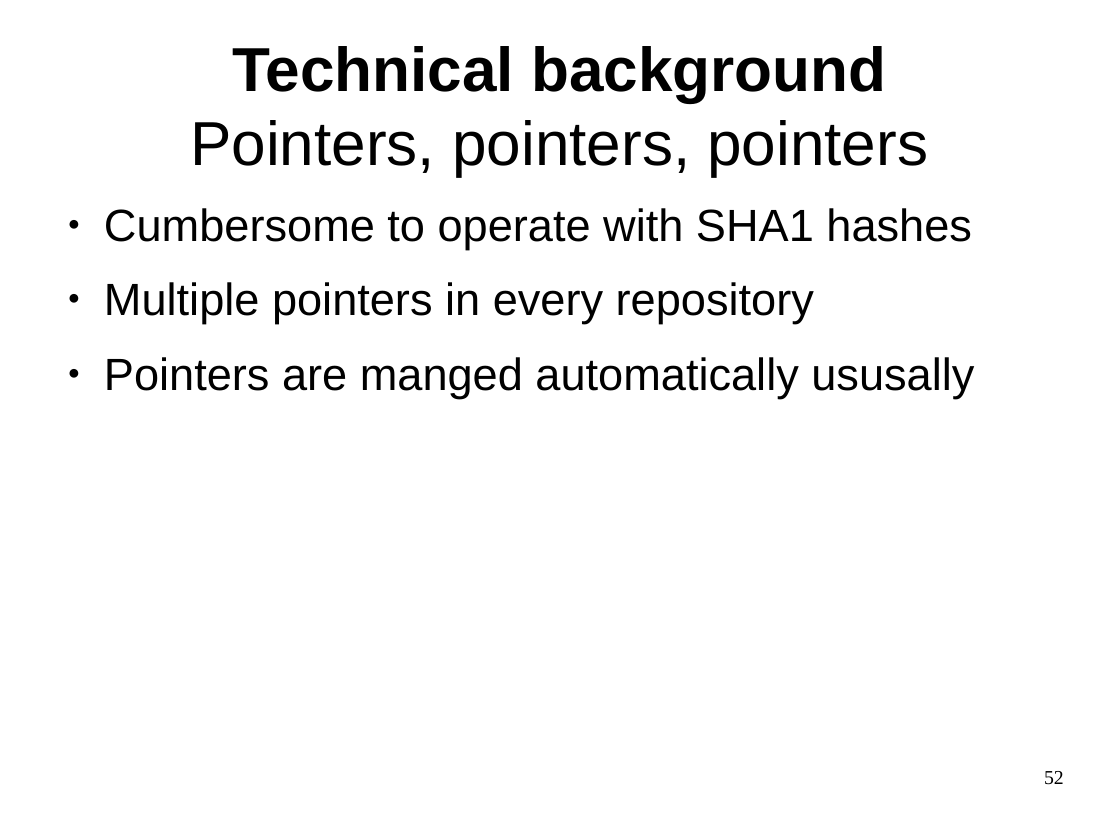
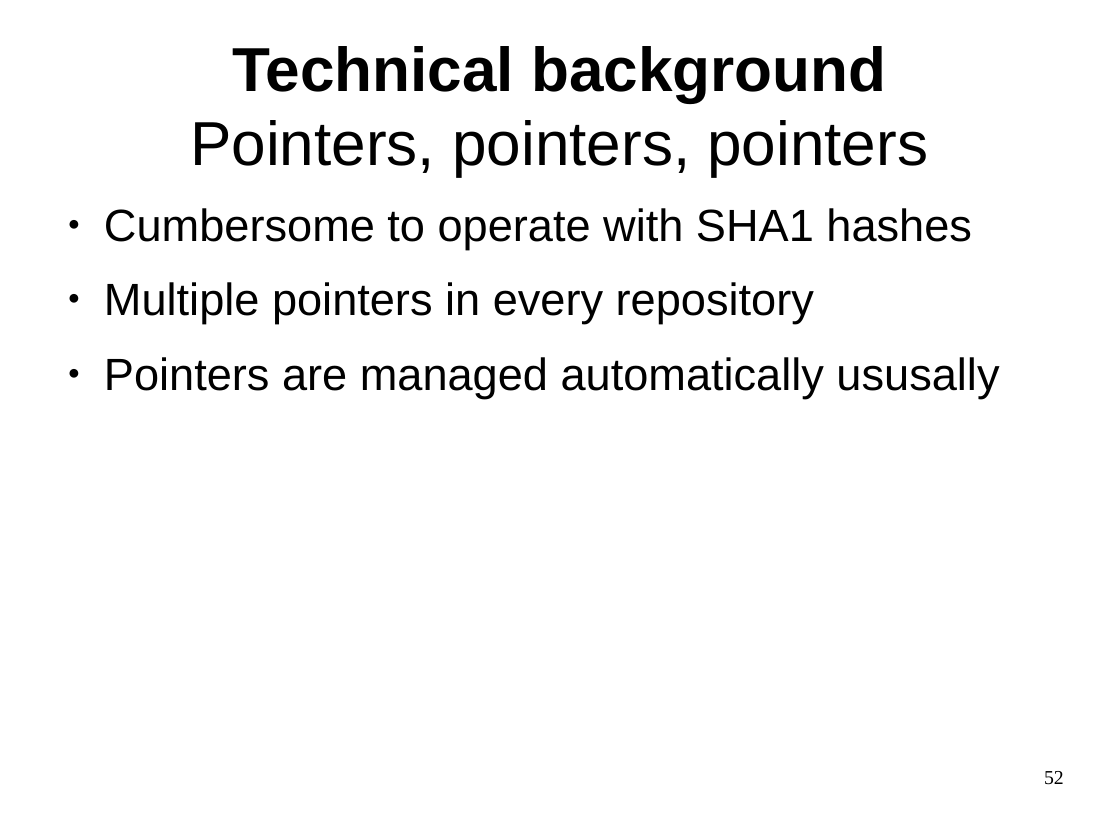
Before and after one commit to philpackmohr/git-paper, a slide deck: slide 52 of git-presentation.odp. Drawn at 1120x840 pixels with LibreOffice and Linux fonts; fonts in the diff are those of the drawing. Boxes give left, top, right and bottom in pixels: in the first picture for what was removed or moved away, otherwise in the second. Text is boxed around its words. In the diff, an @@ line names an element or a change of style, - is before the commit and + after.

```diff
--- a/git-presentation.odp
+++ b/git-presentation.odp
@@ text at (x1=104, y1=357, x2=999, y2=398): text changed @@
-● Pointers are manged automatically ususally
+● Pointers are managed automatically ususally
```
Also in this commit, not shown: 3 other slides changed, 2 other files.
